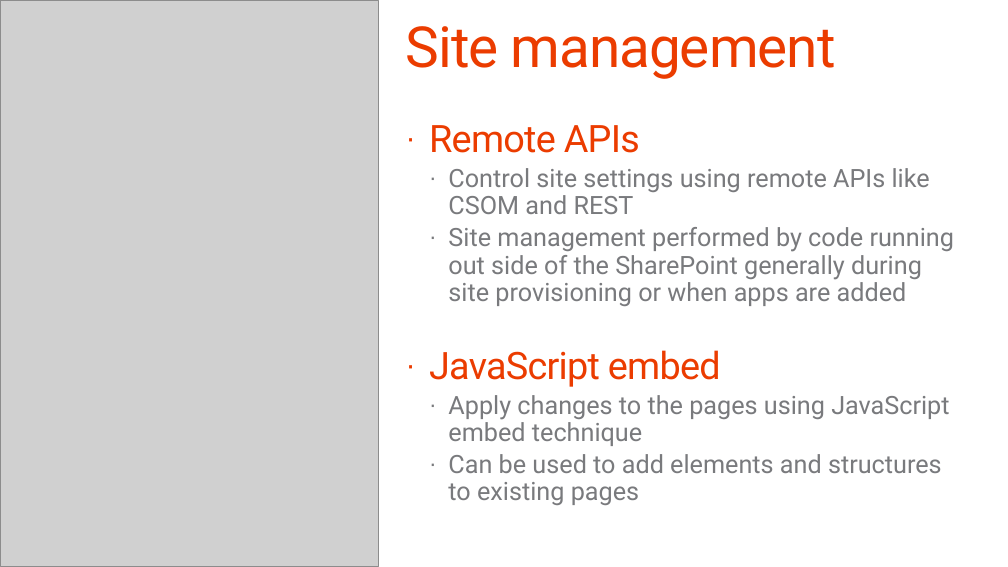
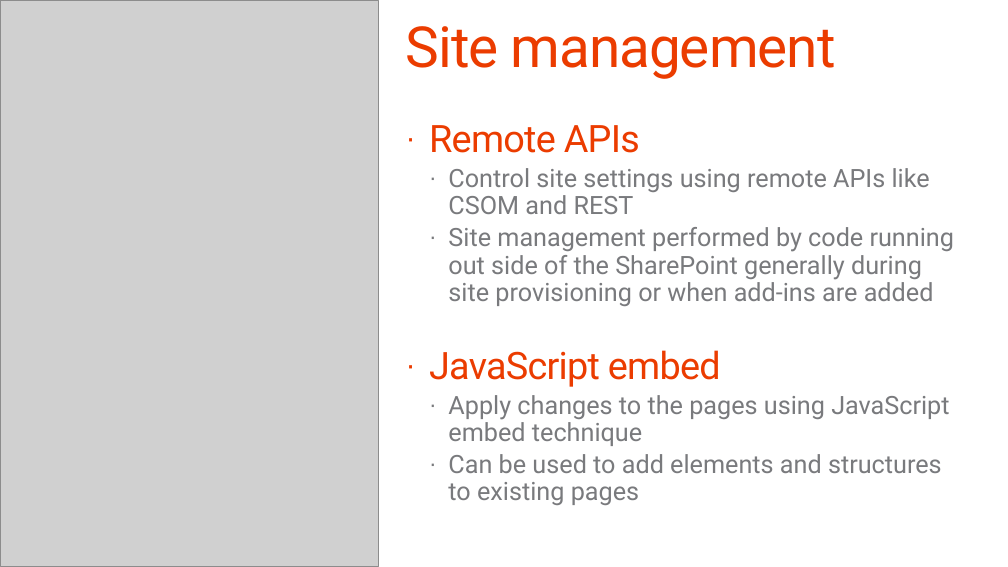
Before and after one commit to fabbbiob/TrainingContent, a slide deck: slide 7 of O3658/02 Managing site settings using app model/2_SiteManagement.pptx. Drawn at 1008x567 pixels with LibreOffice and Linux fonts; fonts in the diff are those of the drawing; grey boxes stand for pictures; background and template pictures are left out. Boxes give left, top, right and bottom in pixels: in the first picture for what was removed or moved away, otherwise in the second. Text is boxed around its words. In the diff, an @@ line names an element or a change of style, - is before the commit and + after.

```diff
--- a/O3658/02 Managing site settings using app model/2_SiteManagement.pptx
+++ b/O3658/02 Managing site settings using app model/2_SiteManagement.pptx
@@ text at bbox=[448, 227, 954, 306]: text changed @@
-  · Site management performed by code running out side of the SharePoint generally during site provisioning or when apps are added
+  · Site management performed by code running out side of the SharePoint generally during site provisioning or when add-ins are added
```
Also in this commit, not shown: 9 other slides changed, 1 slide added, 1 slide removed, 6 other files.
